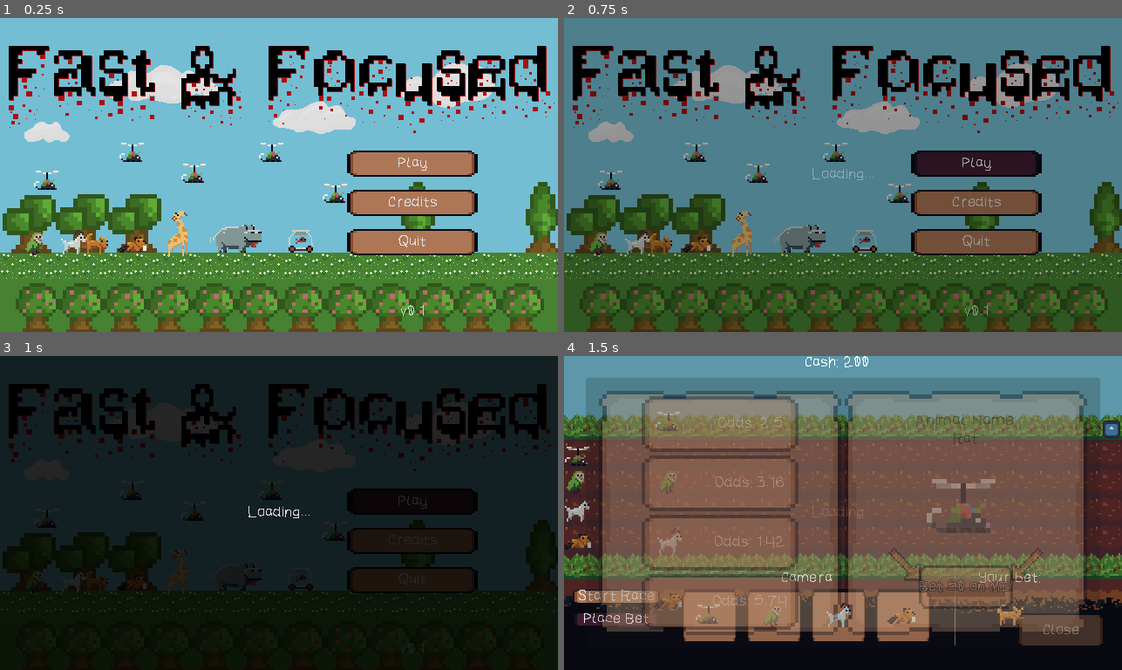
Above: before the commit, frames 1-4 (two rows, left to right).
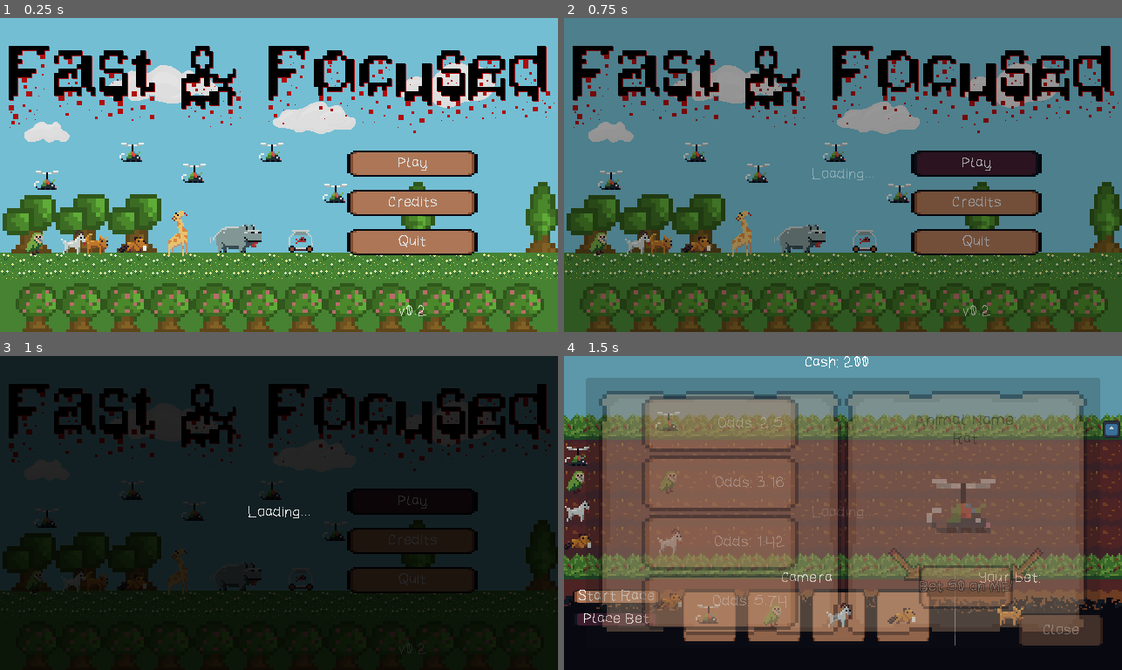
Above: after the commit, the same moments.

Repository: jame581/FastAndFocused
Game: Godot game, scene res://maps/main_menu.tscn
Two runs of this game, one before a commit and one after it. Both use one fixed random seed, a clock stepped at 60 frames per second and the inputs below. The engine's default icon, where the game draws it, is replaced by a stand-in: a white triangle on a blue panel in a dark square.
Inputs:
- Up to frame 1 (0.25 s): no input
- Up to frame 2 (0.75 s): click "Play" at 0.5 s
- Up to frame 3 (1 s): no input
- Up to frame 4 (1.5 s): click "Place Bet" at 1.25 s

The runs differ from the first frame. In frame 1, less than 0.1% of the frame differs, in the area x 71-77%, y 91-95%; in frame 2, less than 0.1%; in frame 3, less than 0.1%; in frame 4, nothing differs.

Commit message:
Add new icon and update project description and version

Diff:
--- a/source/project.godot
+++ b/source/project.godot
@@ -11,10 +11,14 @@
 [application]
 
 config/name="Fast and Focused"
-config/version="0.1"
+config/description="Autistic Animal Race Association is on its last leg and is on the edge of filing bankruptcy and is forced to slowly sell off all of their animals thus digging itself deeper and deeper. The only way to save as much of the animals as possible, you need to make some real money and quick. Fortunately, the betting markets are still in full swing and open for business.
+
+The animals are not at all normal, they have their own, … ehm, personalities. So their response to some certain things may differ, so keep that in mind when placing your bets. Will you save some animals? become filthy rich or lose it all on red? The race track awaits."
+config/version="0.2"
 run/main_scene="uid://df73yks3fka5u"
 config/features=PackedStringArray("4.4", "GL Compatibility")
-config/icon="res://icon.svg"
+config/icon="uid://cmy8ku837vxx"
+config/windows_native_icon="uid://cmy8ku837vxx"
 
 [autoload]
 
Binary file added: source/assets/sprites/ff_ico.jpg
Not shown, added: source/assets/sprites/ff_ico.jpg.import
Not shown, changed: source/export_presets.cfg
